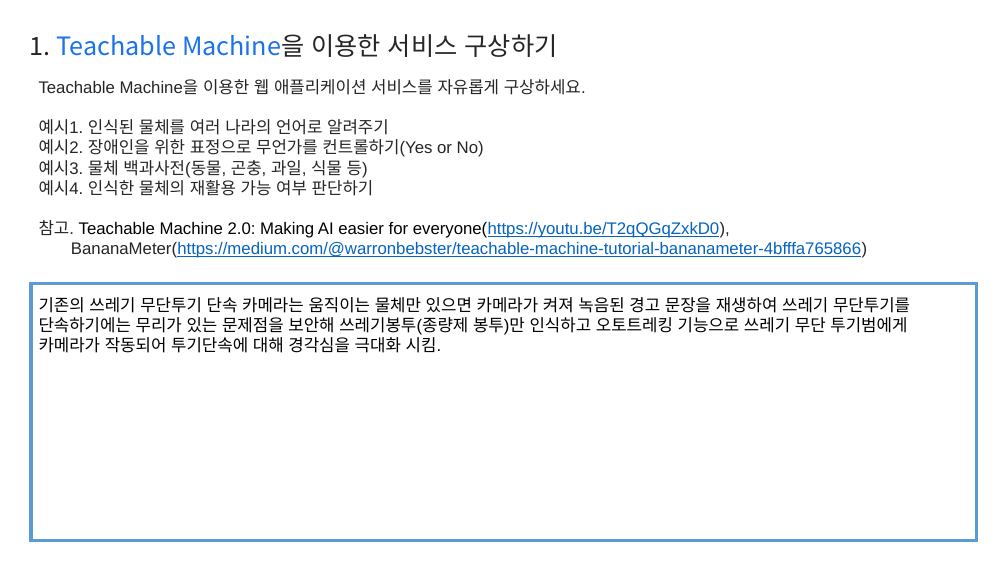
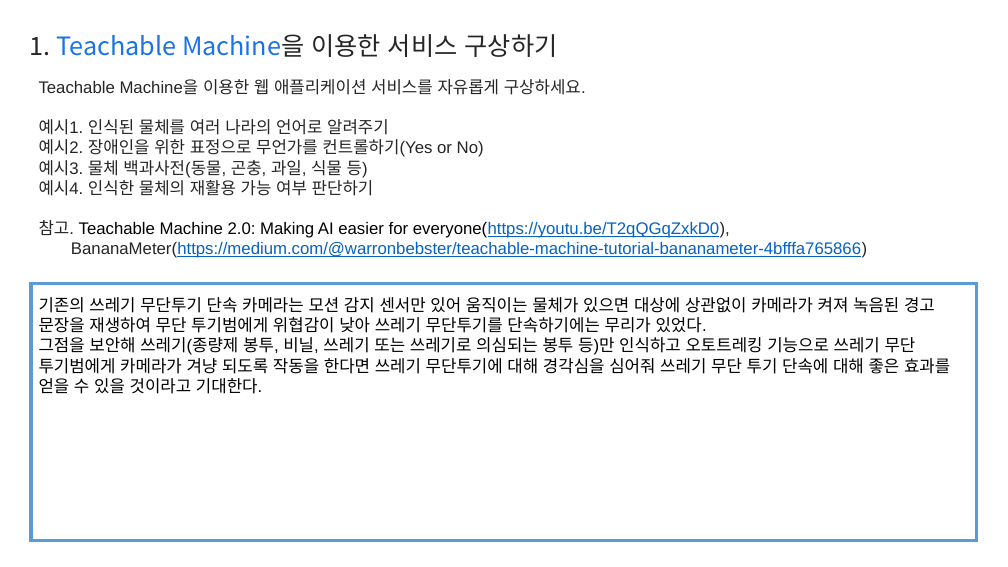
Before and after one commit to wonnem/leehyewon, a slide deck: slide 2 of Report.pptx. Drawn at 1008x567 pixels with LibreOffice and Linux fonts; fonts in the diff are those of the drawing. Boxes give left, top, right and bottom in pixels: in the first picture for what was removed or moved away, otherwise in the second. Text is boxed around its words. In the diff, an @@ line names an element or a change of style, - is before the commit and + after.

Commit message:
update

```diff
--- a/Report.pptx
+++ b/Report.pptx
@@ text at (39, 297, 950, 394): text changed @@
-기존의 쓰레기 무단투기 단속 카메라는 움직이는 물체만 있으면 카메라가 켜져 녹음된 경고 문장을 재생하여 쓰레기 무단투기를 단속하기에는 무리가 있는 문제점을 보안해 쓰레기봉투(종량제 봉투)만 인식하고 오토트레킹 기능으로 쓰레기 무단 투기범에게 카메라가 작동되어 투기단속에 대해 경각심을 극대화 시킴.
+기존의 쓰레기 무단투기 단속 카메라는 모션 감지 센서만 있어 움직이는 물체가 있으면 대상에 상관없이 카메라가 켜져 녹음된 경고 문장을 재생하여 무단 투기범에게 위협감이 낮아 쓰레기 무단투기를 단속하기에는 무리가 있었다.
+그점을 보안해 쓰레기(종량제 봉투, 비닐, 쓰레기 또는 쓰레기로 의심되는 봉투 등)만 인식하고 오토트레킹 기능으로 쓰레기 무단 투기범에게 카메라가 겨냥 되도록 작동을 한다면 쓰레기 무단투기에 대해 경각심을 심어줘 쓰레기 무단 투기 단속에 대해 좋은 효과를 얻을 수 있을 것이라고 기대한다.
```
Also in this commit, not shown: 1 other slide changed.
